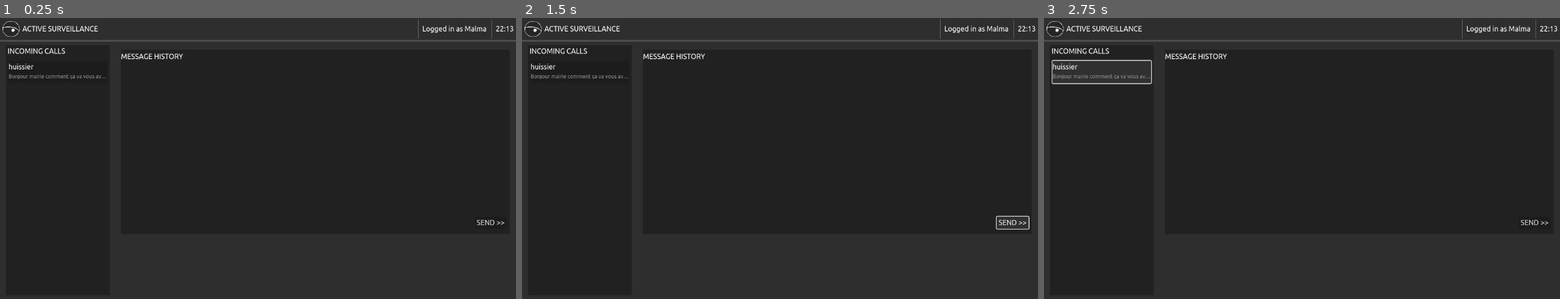
Above: before the commit, frames 1-3 (left to right).
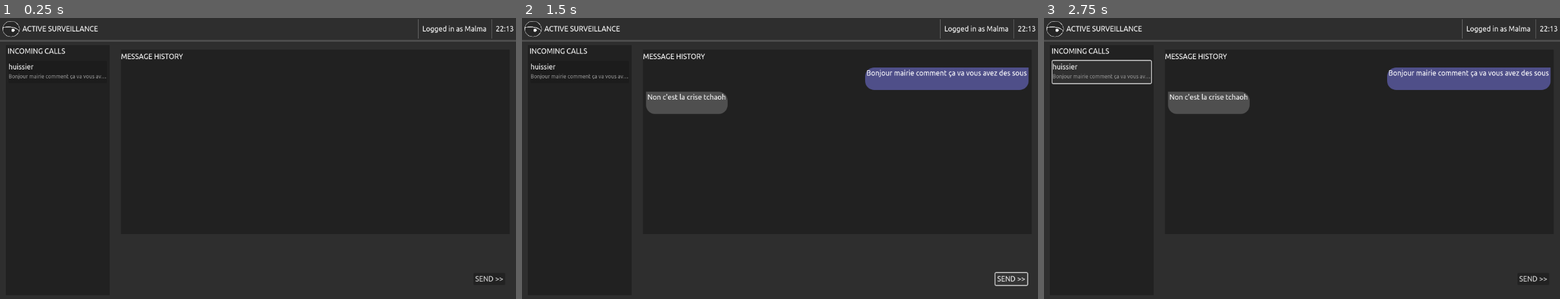
Above: after the commit, the same moments.

Repository: Mastoast/LDJam53
Game: Godot game, scene res://scenes/game_screen.tscn
Two runs of this game, one before a commit and one after it. Both use one fixed random seed, a clock stepped at 60 frames per second and the inputs below.
Inputs (mouse positions are in pixels of both pictures, inside the frame that each line leads up to):
- Up to frame 1 (0.25 s): no input
- Up to frame 2 (1.5 s): click (578, 71) at 0.5 s; click "SEND >>" at 1.25 s
- Up to frame 3 (2.75 s): click (1100, 71) at 2 s

The runs differ from the first frame. In frame 1, less than 0.1% of the frame differs, in the area x 92-98%, y 71-94%; in frame 2, 4.0%, in the area x 24-99%, y 17-96%; in frame 3, 3.8%.

Commit message:
Add thread click

Diff:
--- a/scenes/game_screen.tscn
+++ b/scenes/game_screen.tscn
@@ -98,7 +98,7 @@
 size_flags_stretch_ratio = 12.0
 theme_override_styles/panel = ExtResource("4_534s1")
 
-[node name="events_window" parent="VBoxContainer/desktop" instance=ExtResource("6_aw6kj")]
+[node name="window_preview" parent="VBoxContainer/desktop" instance=ExtResource("6_aw6kj")]
 layout_mode = 0
 anchors_preset = 0
 anchor_bottom = 0.0
@@ -108,16 +108,26 @@
 offset_bottom = 568.0
 grow_vertical = 1
 
-[node name="message_window" parent="VBoxContainer/desktop" instance=ExtResource("7_v6uc8")]
+[node name="window_thread" parent="VBoxContainer/desktop" instance=ExtResource("7_v6uc8")]
 layout_mode = 0
 offset_left = 270.0
 offset_top = 18.0
 offset_right = 1138.0
 offset_bottom = 431.0
 
-[node name="answers_window" parent="VBoxContainer/desktop" instance=ExtResource("8_pyop8")]
+[node name="window_answers" parent="VBoxContainer/desktop" instance=ExtResource("8_pyop8")]
 layout_mode = 0
 offset_left = 275.0
 offset_top = 459.0
 offset_right = 1137.0
 offset_bottom = 572.0
+
+[node name="send_button" type="Button" parent="."]
+layout_mode = 0
+offset_left = 1057.0
+offset_top = 571.0
+offset_right = 1128.0
+offset_bottom = 598.0
+size_flags_horizontal = 8
+size_flags_vertical = 10
+text = "SEND >>"
--- a/scenes/preview_message.tscn
+++ b/scenes/preview_message.tscn
@@ -1,4 +1,6 @@
-[gd_scene load_steps=2 format=3 uid="uid://82rjlv3yvqxh"]
+[gd_scene load_steps=3 format=3 uid="uid://buyid5p8ln7bt"]
+
+[ext_resource type="Script" path="res://scripts/preview_message.gd" id="1_rwtkb"]
 
 [sub_resource type="LabelSettings" id="LabelSettings_sch8r"]
 font_size = 12
@@ -6,6 +8,7 @@
 
 [node name="preview_message" type="Button"]
 custom_minimum_size = Vector2(200, 50)
+script = ExtResource("1_rwtkb")
 
 [node name="VBoxContainer" type="VBoxContainer" parent="."]
 layout_mode = 1
@@ -28,3 +31,5 @@
 text = "Il parait que ce texte est interessant et incomplet"
 label_settings = SubResource("LabelSettings_sch8r")
 text_overrun_behavior = 3
+
+[connection signal="pressed" from="." to="." method="_on_pressed"]
--- a/scenes/window_answers.tscn
+++ b/scenes/window_answers.tscn
@@ -1,6 +1,6 @@
 [gd_scene format=3 uid="uid://dmswrg3t4y0ih"]
 
-[node name="window_thread" type="MarginContainer"]
+[node name="window_thread" type="MarginContainer" groups=["answers"]]
 offset_right = 862.0
 offset_bottom = 113.0
 
--- a/scenes/window_preview.tscn
+++ b/scenes/window_preview.tscn
@@ -1,8 +1,8 @@
-[gd_scene load_steps=2 format=3 uid="uid://c4s7dkavsj4pg"]
+[gd_scene load_steps=2 format=3 uid="uid://cnji1tuq3amos"]
 
-[ext_resource type="Script" path="res://scenes/events_window.gd" id="1_4eqqw"]
+[ext_resource type="Script" path="res://events_window.gd" id="1_8rjbb"]
 
-[node name="window_preview" type="Panel"]
+[node name="window_preview" type="Panel" groups=["preview"]]
 custom_minimum_size = Vector2(232, 560)
 anchors_preset = 9
 anchor_bottom = 1.0
@@ -11,7 +11,7 @@
 offset_bottom = -48.5
 grow_vertical = 2
 size_flags_horizontal = 3
-script = ExtResource("1_4eqqw")
+script = ExtResource("1_8rjbb")
 
 [node name="MarginContainer" type="MarginContainer" parent="."]
 layout_mode = 1
--- a/scenes/window_thread.tscn
+++ b/scenes/window_thread.tscn
@@ -1,10 +1,13 @@
-[gd_scene format=3 uid="uid://bk8axa22nl23f"]
+[gd_scene load_steps=2 format=3 uid="uid://bk8axa22nl23f"]
 
-[node name="message_window" type="Panel"]
+[ext_resource type="Script" path="res://scripts/window_thread.gd" id="1_jugw2"]
+
+[node name="window_thread" type="Panel" groups=["thread"]]
 offset_right = 868.0
 offset_bottom = 413.0
 size_flags_horizontal = 3
 size_flags_stretch_ratio = 5.0
+script = ExtResource("1_jugw2")
 
 [node name="Panel" type="Panel" parent="."]
 layout_mode = 1
@@ -43,9 +46,3 @@
 layout_mode = 2
 size_flags_horizontal = 3
 size_flags_vertical = 3
-
-[node name="send_button" type="Button" parent="MarginContainer/ScrollContainer/message_list"]
-layout_mode = 2
-size_flags_horizontal = 8
-size_flags_vertical = 10
-text = "SEND >>"
--- a/scripts/gameHandler.gd
+++ b/scripts/gameHandler.gd
@@ -23,4 +23,4 @@
 	$VBoxContainer/head/MarginContainer/HBoxContainer/time.text = current_time
 
 func create_event(sender, receiver, messages):
-	$VBoxContainer/desktop/events_window.create_com_event(sender, receiver, messages)
+	$VBoxContainer/desktop/window_preview.create_com_event(sender, receiver, messages)
--- /dev/null
+++ b/scripts/preview_message.gd
@@ -0,0 +1,23 @@
+extends Button
+
+var thread = {
+		"sender" = "huissier",
+		"receiver" = "Mairie",
+		"messages" = [
+			{"text": "Bonjour mairie comment ça va vous avez des sous",
+			"type" : "sent"},
+			{"text": "Non c'est la crise tchaoh",
+			"type" : "received"}
+		]
+	}
+
+func _ready():
+	pass # Replace with function body.
+
+
+func _process(delta):
+	pass
+
+
+func _on_pressed():
+	get_tree().get_first_node_in_group("thread").fill_thread(thread)
--- /dev/null
+++ b/scripts/window_thread.gd
@@ -0,0 +1,26 @@
+extends Panel
+
+var received = load("res://scenes/message_received.tscn")
+var sent = load("res://scenes/message_sent.tscn")
+
+func _ready():
+	pass
+
+
+func _process(delta):
+	pass
+
+func fill_thread(thread):
+	clear_thread()
+	for message in thread["messages"]:
+		var new
+		if message["type"] == "sent":
+			new = sent.instantiate()
+		if message["type"] == "received":
+			new = received.instantiate()
+		new.text = message["text"]
+		$MarginContainer/ScrollContainer/message_list.add_child(new)
+
+func clear_thread():
+	for i in range(0, $MarginContainer/ScrollContainer/message_list.get_child_count()):
+		$MarginContainer/ScrollContainer/message_list.get_child(i).queue_free()
Renamed: scenes/events_window.gd -> events_window.gd
Not shown: 1 places in scenes/game_screen.tscn that only renumber resources
Not shown, changed: scenes/popup_info_news.tscn
